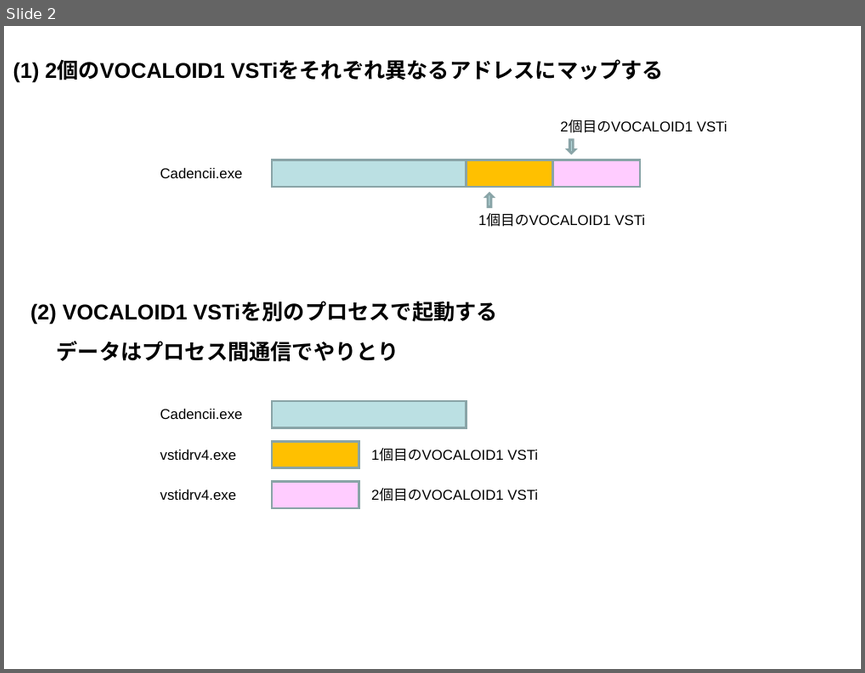
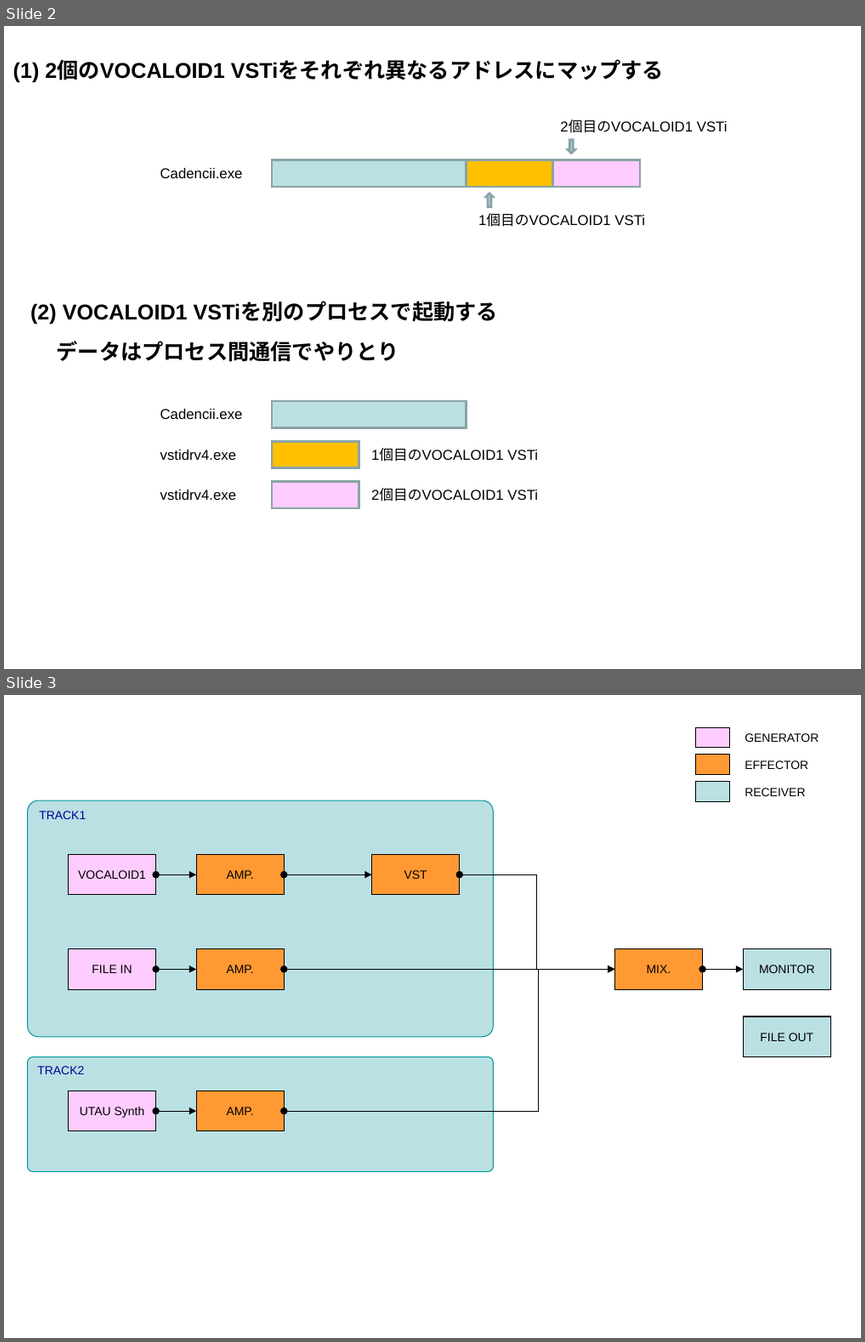
Before and after one commit to cadencii/cadencii, a slide deck: rendering_system_of_cadencii.ppt. Shown one above the other, each under a label of ours: slide 2 before the commit, slides 2 and 3 after it. The pictures are 865x673 and 865x1342 pixels, drawn with LibreOffice and Linux fonts; fonts in the diff are those of the drawing. Boxes give left, top, right and bottom in pixels: in the first picture for what was removed or moved away, otherwise in the second. Text is boxed around its words. In the diff, an @@ line names an element or a change of style, - is before the commit and + after.

```diff
--- a/rendering_system_of_cadencii.ppt
+++ b/rendering_system_of_cadencii.ppt
@@ slide 3 added at (4, 695, 861, 1338), background #FFFFFF @@
@@ rectangle added at (695, 727, 729, 748), fill #FFCCFF, outline #000000 0.74 pt @@
@@ text added at (744, 733, 818, 742), 10 pt, text #000000 @@
+GENERATOR
@@ rectangle added at (695, 755, 729, 775), fill #FF9933, outline #000000 0.74 pt @@
@@ text added at (744, 760, 808, 769), 10 pt, text #000000 @@
+EFFECTOR
@@ rectangle added at (695, 782, 729, 802), fill #BBE0E3, outline #000000 0.74 pt @@
@@ text added at (744, 788, 805, 796), 10 pt, text #000000 @@
+RECEIVER
@@ rounded rectangle added at (27, 800, 493, 1037), fill #BBE0E3, outline #009999 0.74 pt, 10 pt, text #000099 @@
+TRACK1
@@ rectangle added at (69, 854, 155, 895), fill #FFCCFF, outline #000000 0.74 pt, 10 pt, text #000000 @@
+VOCALOID1
@@ rectangle added at (196, 854, 284, 895), fill #FF9933, outline #000000 0.74 pt, 10 pt, text #000000 @@
+AMP.
@@ rectangle added at (371, 854, 459, 895), fill #FF9933, outline #000000 0.74 pt, 10 pt, text #000000 @@
+VST
@@ elbow double arrow added from (155, 875) to (196, 875), #000000 0.74 pt @@
@@ elbow double arrow added from (284, 875) to (371, 875), #000000 0.74 pt @@
@@ elbow double arrow added from (460, 875) to (615, 970), #000000 0.74 pt @@
@@ rectangle added at (69, 948, 155, 989), fill #FFCCFF, outline #000000 0.74 pt, 10 pt, text #000000 @@
+FILE IN
@@ rectangle added at (196, 948, 284, 989), fill #FF9933, outline #000000 0.74 pt, 10 pt, text #000000 @@
+AMP.
@@ rectangle added at (615, 948, 703, 989), fill #FF9933, outline #000000 0.74 pt, 10 pt, text #000000 @@
+MIX.
@@ rectangle added at (743, 948, 830, 989), fill #BBE0E3, outline #000000 0.74 pt, 10 pt, text #000000 @@
+MONITOR
@@ elbow double arrow added from (155, 970) to (196, 970), #000000 0.74 pt @@
@@ elbow double arrow added from (284, 970) to (615, 970), #000000 0.74 pt @@
@@ elbow double arrow added from (284, 1111) to (615, 970), #000000 0.74 pt @@
@@ elbow double arrow added from (703, 970) to (743, 970), #000000 0.74 pt @@
@@ rectangle added at (743, 1016, 830, 1056), fill #BBE0E3, outline #000000 0.74 pt, 10 pt, text #000000 @@
+FILE OUT
@@ rounded rectangle added at (27, 1056, 493, 1171), fill #BBE0E3, outline #009999 0.74 pt, 10 pt, text #000099 @@
+TRACK2
@@ rectangle added at (69, 1091, 155, 1131), fill #FFCCFF, outline #000000 0.74 pt, 10 pt, text #000000 @@
+UTAU Synth
@@ rectangle added at (196, 1091, 284, 1131), fill #FF9933, outline #000000 0.74 pt, 10 pt, text #000000 @@
+AMP.
@@ elbow double arrow added from (155, 1111) to (196, 1111), #000000 0.74 pt @@
```
Also in this commit, not shown: 1 other file.
